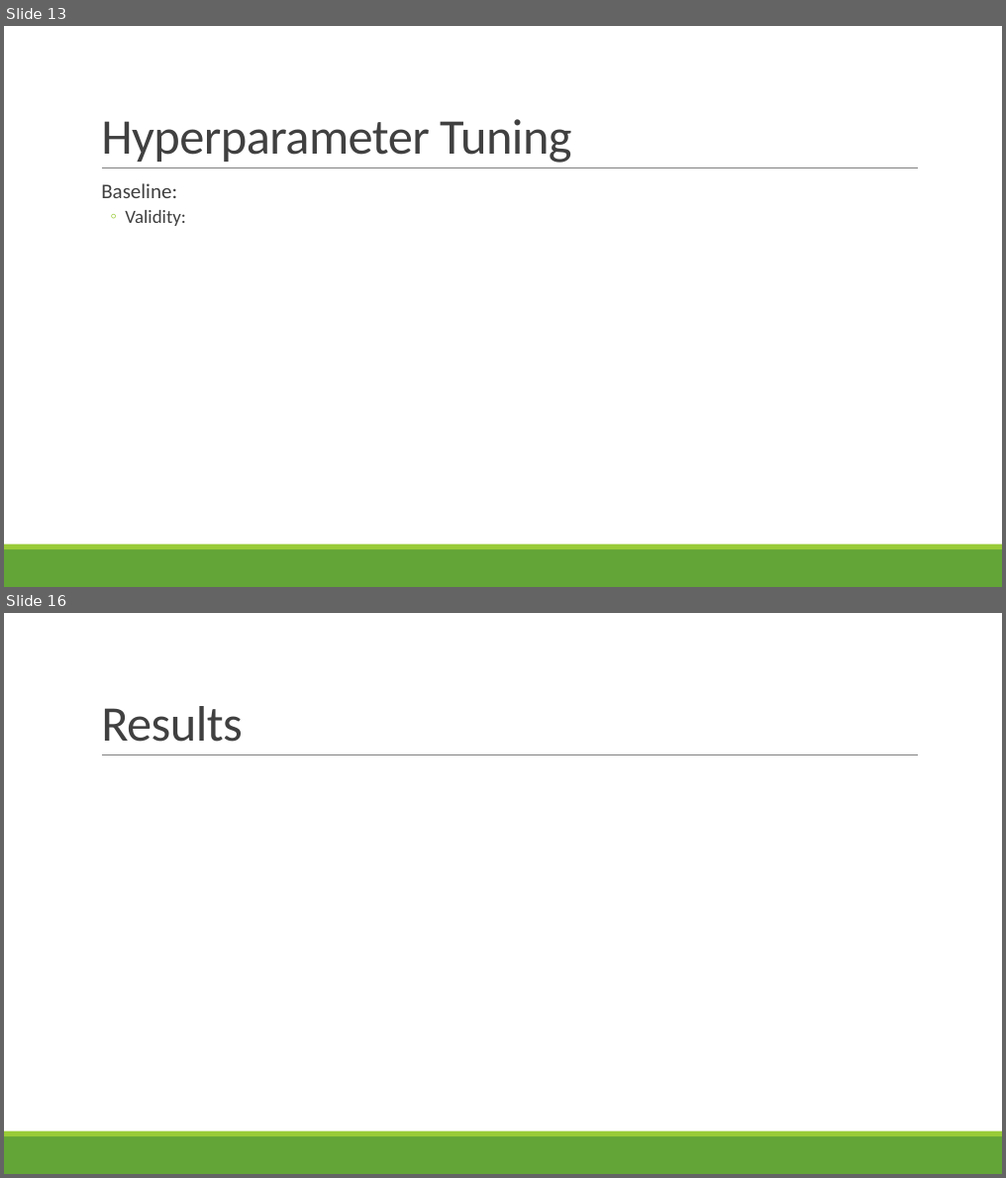
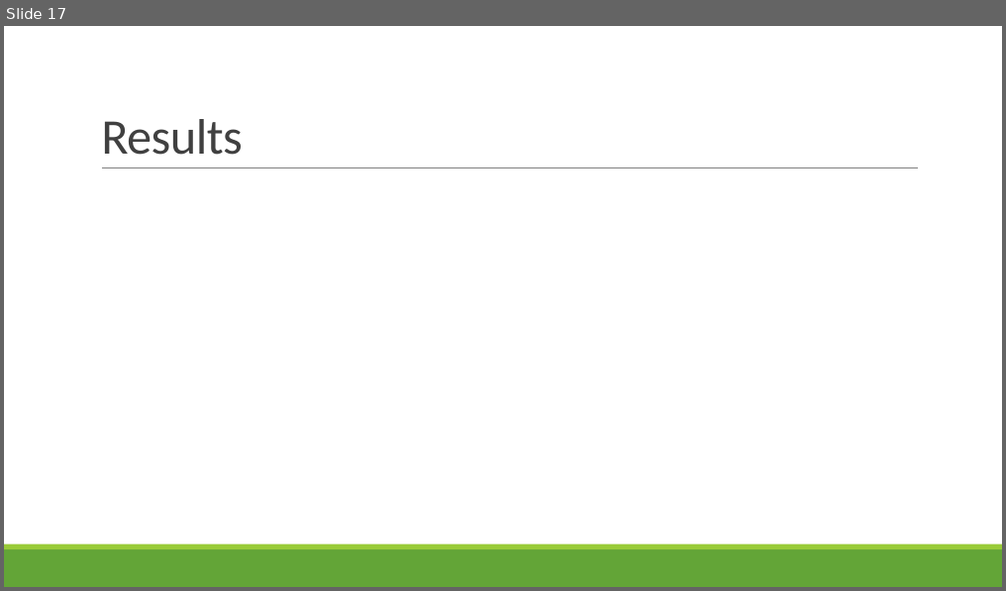
Before and after one commit to vanthony715/SMGAN, a slide deck: SMGAN.pptx. Shown one above the other, each under a label of ours: slides 13 and 16 before the commit, slide 17 after it; the slides between them are not shown. The pictures are 1006x1178 and 1006x591 pixels, drawn with LibreOffice and Linux fonts; fonts in the diff are those of the drawing. Boxes give left, top, right and bottom in pixels: in the first picture for what was removed or moved away, otherwise in the second. Text is boxed around its words. In the diff, an @@ line names an element or a change of style, - is before the commit and + after.

```diff
--- a/SMGAN.pptx
+++ b/SMGAN.pptx
@@ slide 13 removed at box(4, 26, 1002, 587), background #FFFFFF; not listed: 3 template elements that a slide beside it also shows @@
@@ title removed at box(101, 119, 571, 163) @@
-Hyperparameter Tuning
@@ text removed at box(101, 183, 185, 226) @@
-  Baseline:
-  ◦ Validity:
@@ what was slide 16 is now slide 17 @@
```
Also in this commit, not shown: 4 slides changed, 5 slides added, 2 other slides removed, 3 other files.
